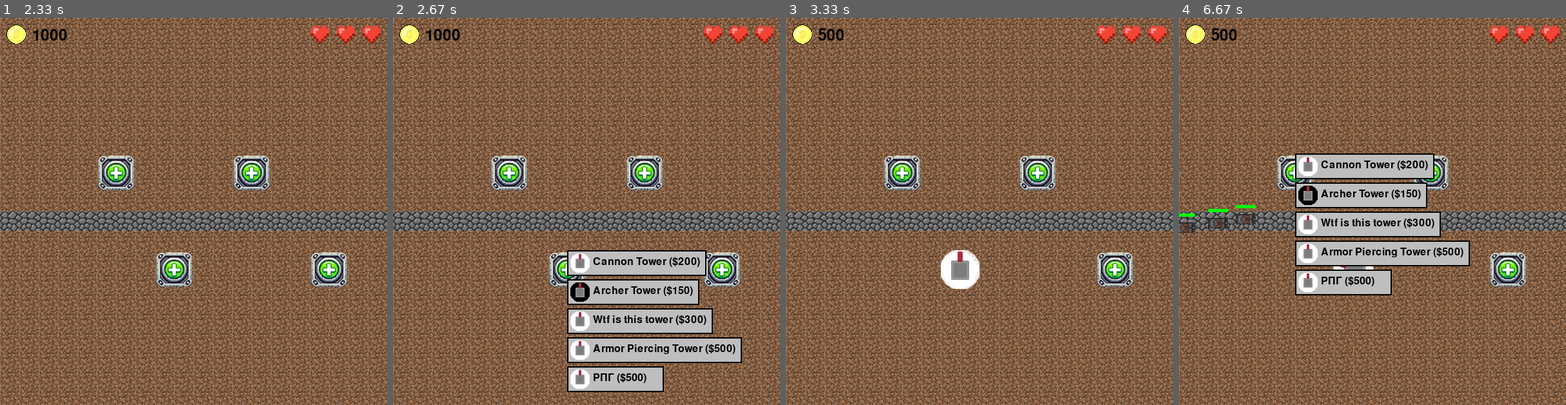
Above: before the commit, frames 1-4 (left to right).
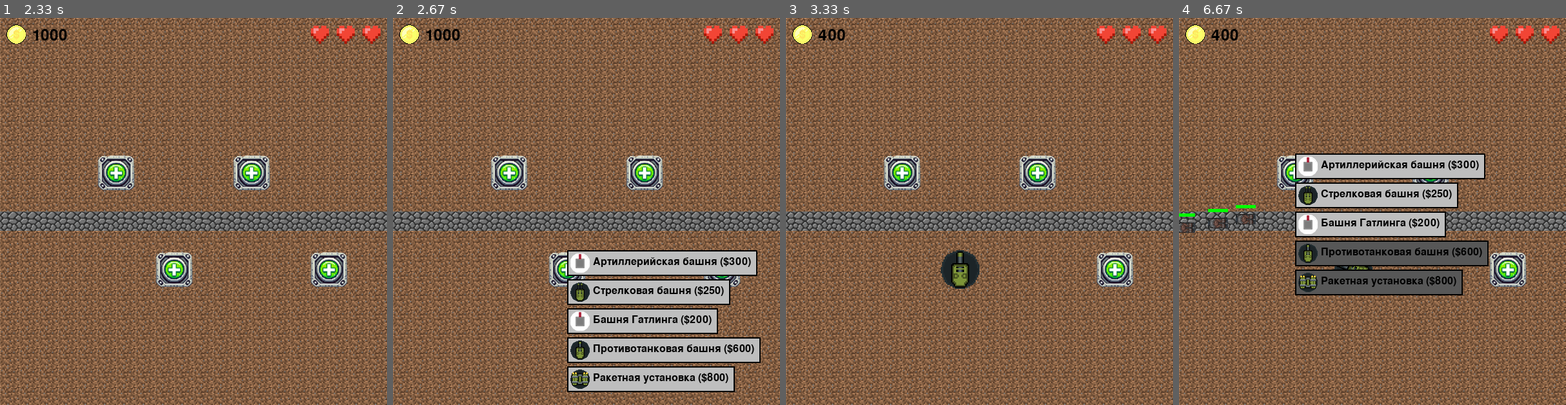
Above: after the commit, the same moments.

Repository: cerXXXX/pygame-project
Game: pygame game, started from main.py
The game is run twice, just before and just after one commit, with the same random seed, the same clock (stepped at 60 frames per second) and the same inputs.
Inputs (mouse positions are in pixels of both pictures, inside the frame that each line leads up to):
- Up to frame 1 (2.33 s): click "Продолжить игру" at 0.38 s; click (193, 234) at 0.72 s
- Up to frame 2 (2.67 s): click (586, 257) at 2.55 s
- Up to frame 3 (3.33 s): click (1126, 358) at 2.88 s
- Up to frame 4 (6.67 s): click (1507, 288) at 4.72 s; click (1260, 137) at 5.05 s; click (1287, 180) at 6.38 s

Frame 1 is identical in both runs. In frame 2, 5.3% of the frame differs, in the area x 45-95%, y 60-97%; in frame 3, 1.0%; in frame 4, 8.5%, in the area x 8-80%, y 2-72%.

Commit message:
Сделаны 7 - 10 уровни, сделаны новые текстуры, обновлен код пули + мелкие фиксы

Diff:
--- a/bullet.py
+++ b/bullet.py
@@ -3,18 +3,24 @@
 
 
 class Bullet(pygame.sprite.Sprite):
-    def __init__(self, start_pos, target, damage=10, speed=5, armor_piercing=0):
+    def __init__(self, start_pos, target, damage=10, speed=5, armor_piercing=0, quantity=1):
         super().__init__()
-        self.image = pygame.Surface((5, 5))  # Маленький красный прямоугольник
-        self.image.fill((255, 0, 0))
-        self.rect = self.image.get_rect()
-        self.rect.center = start_pos
         self.target = target
         self.damage = damage
         self.speed = speed
         self.start_pos = start_pos
         self.armor_piercing = armor_piercing
 
+        if quantity == 1:
+            self.original_image = pygame.Surface((6, 4), pygame.SRCALPHA)  # Прозрачный фон
+            pygame.draw.rect(self.original_image, (255, 0, 0), (0, 0, 6, 4))  # Одна пуля
+        elif quantity == 2:
+            self.original_image = pygame.Surface((6, 12), pygame.SRCALPHA)  # Прозрачный фон
+            pygame.draw.rect(self.original_image, (255, 0, 0), (1, 0, 4, 4))  # Верхняя пуля
+            pygame.draw.rect(self.original_image, (255, 0, 0), (1, 8, 4, 4))  # Нижняя пуля
+
+        self.image = self.original_image
+        self.rect = self.image.get_rect(center=start_pos)
         self.mask = pygame.mask.from_surface(self.image)
 
     def update(self):
@@ -26,6 +32,11 @@
         dx = self.target.rect.centerx - self.rect.centerx
         dy = self.target.rect.centery - self.rect.centery
         distance = math.sqrt(dx ** 2 + dy ** 2)
+
+        # Поворачиваем пулю к цели
+        angle = math.degrees(math.atan2(-dy, dx))  # Угол поворота (в Pygame ось Y перевернута)
+        self.image = pygame.transform.rotate(self.original_image, angle)
+        self.rect = self.image.get_rect(center=self.rect.center)
 
         # Движение пули к цели
         if distance > self.speed and not pygame.sprite.collide_mask(self, self.target):
--- a/data.py
+++ b/data.py
@@ -3,161 +3,195 @@
 
 towers_data = [
     {
-        'name': 'Cannon Tower',  # Видимое название
-        'icon': 'assets/tower1.png',  # Картинка
-        'rate_of_fire': 2,  # Выстрелов в секунду
-        'damage': 10,  # Урон
-        'visibility_zone': 200,  # Область видимости
-        'cost': 200,  # Стоимость
-        'armor_piercing': 30,  # Бронепробитие (от 0 до 100)
-        'kill_zone': 0  # Радиус поражения (если не 0, то создается BigBullet вместо Bullet)
+        'name': 'Артиллерийская башня',
+        'icon': 'assets/tower1.png',
+        'rate_of_fire': 2.0,  # Чуть медленнее стреляет
+        'damage': 11,  # Снижен урон
+        'visibility_zone': 220,
+        'cost': 300,
+        'armor_piercing': 50,
+        'kill_zone': 0
     },
     {
-        'name': 'Archer Tower',
-        'icon': 'assets/tower2.png',
+        'name': 'Стрелковая башня',
+        'icon': 'assets/tower4.png',
         'rate_of_fire': 5,
-        'damage': 4,
-        'visibility_zone': 300,
-        'cost': 150,
+        'damage': 2,
+        'visibility_zone': 320,
+        'cost': 250,
+        'armor_piercing': 5,
+        'kill_zone': 0
+    },
+    {
+        'name': 'Башня Гатлинга',
+        'icon': 'assets/tower1.png',
+        'rate_of_fire': 35,  # Чуть снизили скорострельность
+        'damage': 0.85,  # Еще меньше урона
+        'visibility_zone': 450,
+        'cost': 200,
         'armor_piercing': 0,
         'kill_zone': 0
     },
     {
-        'name': 'Wtf is this tower',
-        'icon': 'assets/tower1.png',
-        'rate_of_fire': 25,
-        'damage': 0.2,
-        'visibility_zone': 500,
-        'cost': 300,
-        'armor_piercing': 0,
-        'kill_zone': 0
-    },
-    {
-        'name': 'Armor Piercing Tower',
-        'icon': 'assets/tower1.png',
-        'rate_of_fire': 1,
-        'damage': 50,
+        'name': 'Противотанковая башня',
+        'icon': 'assets/tower3.png',
+        'rate_of_fire': 0.7,  # Стала еще медленнее
+        'damage': 20,  # Чуть меньше урон
         'visibility_zone': 200,
-        'cost': 500,
+        'cost': 600,
         'armor_piercing': 100,
         'kill_zone': 0
     },
     {
-        'name': 'РПГ',
-        'icon': 'assets/tower1.png',
-        'rate_of_fire': 1,
-        'damage': 50,
+        'name': 'Ракетная установка',
+        'icon': 'assets/tower7.png',
+        'rate_of_fire': 0.5,  # Еще медленнее
+        'damage': 80,  # Чуть меньше урон
         'visibility_zone': 200,
-        'cost': 500,
+        'cost': 800,
         'armor_piercing': 100,
-        'kill_zone': 20
+        'kill_zone': 20  # Уменьшен радиус взрыва
     }
 ]
 
+
 ways_data = {1: [(-1, 10), (0, 10), (1, 10), (2, 10), (3, 10), (4, 10), (5, 10), (6, 10), (7, 10), (8, 10), (9, 10),
-                 (10, 10), (11, 10), (12, 10), (13, 10), (14, 10), (15, 10), (16, 10), (17, 10), (18, 10), (19, 10)],
+                 (10, 10), (11, 10), (12, 10), (13, 10), (14, 10), (15, 10), (16, 10), (17, 10), (18, 10), (19, 10),
+                 (20, 10)],
              2: [(-1, 10), (0, 10), (1, 10), (2, 10), (3, 10), (4, 10), (5, 10), (6, 10), (7, 10), (8, 10), (9, 10),
-                 (10, 10), (11, 10), (12, 10), (13, 10), (14, 10), (15, 10), (16, 10), (17, 10), (18, 10), (19, 10)],
-             3: [(0, 5), (1, 5), (2, 5), (3, 5), (4, 5), (5, 5), (6, 5), (7, 5), (8, 5), (9, 5), (10, 5), (11, 5),
+                 (10, 10), (11, 10), (12, 10), (13, 10), (14, 10), (15, 10), (16, 10), (17, 10), (18, 10), (19, 10),
+                 (20, 10)],
+             3: [(-1, 5), (0, 5), (1, 5), (2, 5), (3, 5), (4, 5), (5, 5), (6, 5), (7, 5), (8, 5), (9, 5), (10, 5),
+                 (11, 5),
                  (12, 5), (13, 5), (14, 5), (14, 6), (14, 7), (14, 8), (14, 9), (14, 10), (14, 11), (14, 12), (14, 13),
-                 (14, 14), (14, 15), (14, 16), (14, 17), (14, 18), (14, 19)],
-             4: [(0, 5), (1, 5), (2, 5), (3, 5), (4, 5), (5, 5), (6, 5), (7, 5), (8, 5), (9, 5), (10, 5), (11, 5),
+                 (14, 14), (14, 15), (14, 16), (14, 17), (14, 18), (14, 19), (14, 20)],
+             4: [(-1, 5), (0, 5), (1, 5), (2, 5), (3, 5), (4, 5), (5, 5), (6, 5), (7, 5), (8, 5), (9, 5), (10, 5),
+                 (11, 5),
                  (12, 5), (13, 5), (14, 5), (14, 6), (14, 7), (14, 8), (14, 9), (14, 10), (14, 11), (14, 12), (14, 13),
-                 (14, 14), (14, 15), (14, 16), (14, 17), (14, 18), (14, 19)],
+                 (14, 14), (14, 15), (14, 16), (14, 17), (14, 18), (14, 19), (14, 20)],
+
              5: [(-1, 11), (0, 11), (1, 11), (2, 11), (3, 11), (4, 11), (5, 11), (6, 11), (6, 10), (6, 9), (6, 8),
                  (6, 7), (7, 7), (8, 7), (9, 7), (10, 7),
                  (11, 7), (12, 7), (13, 7), (13, 8), (13, 9),
                  (13, 10), (13, 11), (14, 11), (15, 11), (16, 11),
-                 (17, 11), (18, 11), (19, 11)],
+                 (17, 11), (18, 11), (19, 11), (20, 11)],
              6: [(-1, 11), (0, 11), (1, 11), (2, 11), (3, 11), (4, 11), (5, 11), (6, 11), (6, 10), (6, 9), (6, 8),
                  (6, 7), (7, 7), (8, 7), (9, 7), (10, 7),
                  (11, 7), (12, 7), (13, 7), (13, 8), (13, 9),
                  (13, 10), (13, 11), (14, 11), (15, 11), (16, 11),
-                 (17, 11), (18, 11), (19, 11)],
+                 (17, 11), (18, 11), (19, 11), (20, 11)],
 
-             7: [(0, 5), (1, 5), (2, 5), (3, 5), (4, 5), (5, 5), (6, 5), (7, 5), (8, 5), (9, 5),
-                 (9, 6), (9, 7), (10, 7), (11, 7), (12, 7), (12, 8), (12, 9), (12, 10), (12, 11), (12, 12),
-                 (12, 13), (11, 13), (10, 13), (9, 13), (8, 13), (7, 13), (6, 13), (5, 13), (5, 14), (5, 15), (5, 16),
-                 (5, 17), (6, 17), (7, 17), (8, 17), (9, 17), (10, 17), (11, 17), (12, 17), (13, 17),
-                 (14, 17), (15, 17), (16, 17), (17, 17), (18, 17), (19, 17)],
-             8: [(0, 5), (1, 5), (2, 5), (3, 5), (4, 5), (5, 5), (6, 5), (7, 5), (8, 5), (9, 5),
-                 (9, 6), (9, 7), (10, 7), (11, 7), (12, 7), (12, 8), (12, 9), (12, 10), (12, 11), (12, 12),
-                 (12, 13), (11, 13), (10, 13), (9, 13), (8, 13), (7, 13), (6, 13), (5, 13), (5, 14), (5, 15), (5, 16),
-                 (5, 17), (6, 17), (7, 17), (8, 17), (9, 17), (10, 17), (11, 17), (12, 17), (13, 17),
-                 (14, 17), (15, 17), (16, 17), (17, 17), (18, 17), (19, 17)],
-             9: [(0, 5), (1, 5), (2, 5), (3, 5), (4, 5), (5, 5), (6, 5), (7, 5), (8, 5), (9, 5),
-                 (9, 6), (9, 7), (10, 7), (11, 7), (12, 7), (12, 8), (12, 9), (12, 10), (12, 11), (12, 12),
-                 (12, 13), (11, 13), (10, 13), (9, 13), (8, 13), (7, 13), (6, 13), (5, 13), (5, 14), (5, 15), (5, 16),
-                 (5, 17), (6, 17), (7, 17), (8, 17), (9, 17), (10, 17), (11, 17), (12, 17), (13, 17),
-                 (14, 17), (15, 17), (16, 17), (17, 17), (18, 17), (19, 17)],
-             10: [(0, 5), (1, 5), (2, 5), (3, 5), (4, 5), (5, 5), (6, 5), (7, 5), (8, 5), (9, 5),
-                  (9, 6), (9, 7), (10, 7), (11, 7), (12, 7), (12, 8), (12, 9), (12, 10), (12, 11), (12, 12),
-                  (12, 13), (11, 13), (10, 13), (9, 13), (8, 13), (7, 13), (6, 13), (5, 13), (5, 14), (5, 15), (5, 16),
-                  (5, 17), (6, 17), (7, 17), (8, 17), (9, 17), (10, 17), (11, 17), (12, 17), (13, 17),
-                  (14, 17), (15, 17), (16, 17), (17, 17), (18, 17), (19, 17)]}
+             7: [(-1, 4), (0, 4), (1, 4), (2, 4), (3, 4), (4, 4), (5, 4), (6, 4), (7, 4), (7, 5), (7, 6), (7, 7),
+                 (7, 8), (7, 9),
+                 (8, 9), (9, 9), (10, 9), (11, 9), (12, 9), (13, 9), (13, 10), (13, 11), (13, 12), (13, 13), (13, 14),
+                 (13, 15), (14, 15), (15, 15), (16, 15), (17, 15), (18, 15), (19, 15), (20, 15)],
+             8: [(-1, 4), (0, 4), (1, 4), (2, 4), (3, 4), (4, 4), (5, 4), (6, 4), (7, 4), (7, 5), (7, 6), (7, 7),
+                 (7, 8), (7, 9),
+                 (8, 9), (9, 9), (10, 9), (11, 9), (12, 9), (13, 9), (13, 10), (13, 11), (13, 12), (13, 13), (13, 14),
+                 (13, 15), (14, 15), (15, 15), (16, 15), (17, 15), (18, 15), (19, 15), (20, 15)],
+
+             9: [(-1, 10), (0, 10), (1, 10), (2, 10), (3, 10), (4, 10), (4, 11), (4, 12), (4, 13), (4, 14), (5, 14),
+                 (6, 14),
+                 (7, 14), (8, 14), (8, 13), (8, 12), (8, 11), (8, 10), (8, 9), (8, 8), (9, 8), (10, 8), (11, 8),
+                 (12, 8), (13, 8),
+                 (13, 9), (13, 10), (13, 11), (13, 12), (14, 12), (15, 12), (16, 12), (17, 12), (18, 12), (18, 11),
+                 (18, 10),
+                 (18, 9), (18, 8), (18, 7), (19, 7), (20, 7)],
+             10: [(-1, 10), (0, 10), (1, 10), (2, 10), (3, 10), (4, 10), (4, 11), (4, 12), (4, 13), (4, 14), (5, 14),
+                  (6, 14),
+                  (7, 14), (8, 14), (8, 13), (8, 12), (8, 11), (8, 10), (8, 9), (8, 8), (9, 8), (10, 8), (11, 8),
+                  (12, 8), (13, 8),
+                  (13, 9), (13, 10), (13, 11), (13, 12), (14, 12), (15, 12), (16, 12), (17, 12), (18, 12), (18, 11),
+                  (18, 10),
+                  (18, 9), (18, 8), (18, 7), (19, 7), (20, 7)]}
 
 waves_data = {
     1: [[Car, Car, Car]],  # 1 волна
     2: [[Car, Car], [Car, Car, Car], [Tank, Car]],  # 3 волны
     3: [[Car, Car, FastCar], [Car, FastCar, Tank], [Tank, Tank, Car, FastCar]],  # 3 волны
     4: [[FastCar, FastCar, FastCar], [Car, Car, Tank, Tank], [Tank, HeavyTank], [FastCar, Tank, HeavyTank]],  # 4 волны
-    5: [[Car, Car, FastCar], [FastCar, FastCar, Tank], [Tank, HeavyTank, HeavyTank],
-        [Tank, HeavyTank, HeavyTank, FastCar]],  # 4 волны
-    6: [[FastCar, FastCar, FastCar, FastCar], [Car, Tank, HeavyTank], [HeavyTank, HeavyTank, HeavyTank, FastCar],
-        [FastCar, Tank, Tank], [FastCar, FastCar, Tank]],  # 5 волн
-    7: [[Tank, Tank, Tank, HeavyTank], [FastCar, HeavyTank, HeavyTank], [Tank, HeavyTank, HeavyTank, FastCar],
-        [FastCar, FastCar, HeavyTank, HeavyTank], [Tank, Tank, Tank, FastCar]],  # 5 волн
-    8: [[FastCar, FastCar, Tank, Tank], [Tank, HeavyTank, HeavyTank, FastCar],
-        [HeavyTank, HeavyTank, HeavyTank, HeavyTank], [FastCar, FastCar, Tank, Tank],
-        [Tank, HeavyTank, HeavyTank, HeavyTank]],  # 5 волн
-    9: [[Car, Car, Tank, Tank, Tank], [FastCar, FastCar, Tank, HeavyTank], [HeavyTank, HeavyTank, HeavyTank, FastCar],
-        [Tank, HeavyTank, Tank, HeavyTank], [FastCar, FastCar, FastCar, Tank], [HeavyTank, HeavyTank, Tank, Tank]],
-    # 6 волн
-    10: [[Tank, Tank, Tank, HeavyTank, HeavyTank], [FastCar, FastCar, Tank, HeavyTank],
-         [HeavyTank, HeavyTank, HeavyTank, HeavyTank, Tank], [FastCar, FastCar, Tank, HeavyTank],
-         [Tank, HeavyTank, HeavyTank, HeavyTank, FastCar], [HeavyTank, HeavyTank, HeavyTank, HeavyTank, Tank]]  # 6 волн
+    5: [[Car, Car, Car, Car, Car, Car, Car, Car],  # Увеличено в 2 раза
+        [Car, Car, Car, Car, Tank, Tank, Tank],  # В 2 раза больше
+        [Tank, HeavyTank, HeavyTank, HeavyTank, HeavyTank, Tank, Tank],  # В 2-2.5 раза больше
+        [Tank, Tank, HeavyTank, HeavyTank, HeavyTank, HeavyTank, HeavyTank, Car, Car]],  # В 2.5 раза больше
+
+    6: [[Car, Car, Car, Car, Car, Tank, Tank, Tank],  # В 2 раза больше
+        [Car, Car, Car, Tank, Tank, Tank, HeavyTank, HeavyTank],  # В 2-3 раза больше
+        [HeavyTank, HeavyTank, HeavyTank, HeavyTank, HeavyTank, HeavyTank, Car, Car],  # В 2.5 раза больше
+        [Car, Car, Tank, Tank, Tank, Tank, Tank, Tank],  # В 3 раза больше
+        [Car, Car, Car, Car, Car, Car, Tank, Tank, HeavyTank, HeavyTank]],
+    # В 2-2.5 раза больше
+
+    7: [[Tank, Tank, Tank, Tank, Tank, HeavyTank, HeavyTank, HeavyTank],  # В 2-2.5 раза больше
+        [FastCar, FastCar, FastCar, HeavyTank, HeavyTank, HeavyTank, HeavyTank],  # В 2.5 раза больше
+        [Tank, Tank, Tank, HeavyTank, HeavyTank, HeavyTank, HeavyTank, FastCar, FastCar],  # В 2.5 раза больше
+        [FastCar, FastCar, FastCar, FastCar, HeavyTank, HeavyTank, HeavyTank, HeavyTank],  # В 3 раза больше
+        [Tank, Tank, Tank, Tank, Tank, Tank, FastCar, FastCar]],  # В 2.5 раза больше
+
+    8: [[FastCar, FastCar, FastCar, FastCar, Tank, Tank, Tank, Tank],  # В 2 раза больше
+        [Tank, HeavyTank, HeavyTank, HeavyTank, HeavyTank, FastCar, FastCar],  # В 2.5 раза больше
+        [HeavyTank, HeavyTank, HeavyTank, HeavyTank, HeavyTank, HeavyTank, HeavyTank, HeavyTank],  # В 2 раза больше
+        [FastCar, FastCar, FastCar, FastCar, FastCar, Tank, Tank, Tank, Tank],  # В 3 раза больше
+        [Tank, HeavyTank, HeavyTank, HeavyTank, HeavyTank, HeavyTank, HeavyTank, HeavyTank]],  # В 2-2.5 раза больше
+
+    9: [[Car, Car, Car, Car, Tank, Tank, Tank, Tank, Tank, Tank],  # В 2.5 раза больше
+        [FastCar, FastCar, FastCar, FastCar, FastCar, Tank, HeavyTank, HeavyTank],  # В 3 раза больше
+        [HeavyTank, HeavyTank, HeavyTank, HeavyTank, HeavyTank, HeavyTank, FastCar, FastCar],  # В 2.5 раза больше
+        [Tank, Tank, HeavyTank, HeavyTank, HeavyTank, HeavyTank],  # В 2 раза больше
+        [FastCar, FastCar, FastCar, FastCar, FastCar, FastCar, Tank, Tank],  # В 3 раза больше
+        [HeavyTank, HeavyTank, HeavyTank, HeavyTank, Tank, Tank, Tank, Tank]],  # В 2-2.5 раза больше
+
+    10: [[Tank, Tank, Tank, Tank, Tank, HeavyTank, HeavyTank, HeavyTank, HeavyTank, HeavyTank],  # В 2.5 раза больше
+         [FastCar, FastCar, FastCar, FastCar, Tank, HeavyTank, HeavyTank, HeavyTank],  # В 3 раза больше
+         [HeavyTank, HeavyTank, HeavyTank, HeavyTank, HeavyTank, HeavyTank, HeavyTank, HeavyTank, Tank, Tank],
+         # В 2.5 раза больше
+         [FastCar, FastCar, FastCar, FastCar, FastCar, Tank, HeavyTank, HeavyTank, HeavyTank],  # В 3 раза больше
+         [Tank, HeavyTank, HeavyTank, HeavyTank, HeavyTank, HeavyTank, HeavyTank, HeavyTank, FastCar, FastCar],
+         # В 2.5 раза больше
+         [HeavyTank, HeavyTank, HeavyTank, HeavyTank, HeavyTank, HeavyTank, Tank, Tank, Tank, Tank]],
+    # В 2-3 раза больше
 }
 
 background_data = {1: None,
-                   2: None,
-                   3: None,
-                   4: None,
-                   5: None,
-                   6: None,
-                   7: None,
-                   8: None,
-                   9: None,
-                   10: None}
+2: None,
+3: None,
+4: None,
+5: None,
+6: None,
+7: None,
+8: None,
+9: None,
+10: None}
 
 building_places_data = {1: [(5, 7), (12, 7), (8, 12), (16, 12)],
-                        2: [(5, 7), (12, 7), (8, 12), (16, 12)],
-                        3: [(7, 2), (2, 7), (10, 8), (10, 14)],
-                        4: [(7, 2), (2, 7), (10, 8), (10, 14)],
-                        5: [(9, 4), (2, 7), (16, 7), (9, 9)],
-                        6: [(9, 4), (2, 7), (16, 7), (9, 9)],
-                        7: [(3, 2), (2, 7), (6, 7), (8, 2), (12, 4), (14, 9), (17, 4), (8, 10), (2, 14), (9, 14)],
-                        8: [(3, 2), (2, 7), (6, 7), (8, 2), (12, 4), (14, 9), (17, 4), (8, 10), (2, 14), (9, 14)],
-                        9: [(3, 2), (2, 7), (6, 7), (8, 2), (12, 4), (14, 9), (17, 4), (8, 10), (2, 14), (9, 14)],
-                        10: [(3, 2), (2, 7), (6, 7), (8, 2), (12, 4), (14, 9), (17, 4), (8, 10), (2, 14), (9, 14)]}
+2: [(5, 7), (12, 7), (8, 12), (16, 12)],
+3: [(7, 2), (2, 7), (10, 8), (10, 14)],
+4: [(7, 2), (2, 7), (10, 8), (10, 14)],
+5: [(9, 4), (2, 7), (16, 7), (9, 9)],
+6: [(9, 4), (2, 7), (16, 7), (9, 9)],
+7: [(10, 5), (2, 7), (16, 11), (9, 12)],
+8: [(10, 5), (2, 7), (16, 11), (9, 12)],
+9: [(1, 7), (15, 9), (10, 10), (1, 12), (6, 16)],
+10: [(4, 6), (15, 9), (10, 10), (1, 12), (6, 16)]}
 
 super_events_data = {
-    1: [],  # Суперсобытий нет на первом уровне
-    2: [],  # На втором уровне тоже нет событий
-    3: [SuperEvent(0.01, text='ArtilleryStrike', board=None)],  # Частота удвоена (было 0.005)
-    4: [SuperEvent(0.04, text='ArtilleryStrike', board=None)],  # Было 0.02
-    5: [SuperEvent(0.06, text='ArtilleryStrike', board=None)],  # Было 0.03
-    6: [SuperEvent(0.1, text='ArtilleryStrike', board=None),  # Было 0.05
-        SuperEvent(0.04, text='Reinforcements', board=None)],
-    7: [SuperEvent(0.2, text='ArtilleryStrike', board=None),  # Было 0.1
-        SuperEvent(0.1, text='Freeze', board=None)],  # Было 0.05
-    8: [SuperEvent(0.3, text='ArtilleryStrike', board=None),  # Было 0.15
-        SuperEvent(0.16, text='Freeze', board=None),  # Было 0.08
-        SuperEvent(0.04, text='Reinforcements', board=None)],
-    9: [SuperEvent(0.4, text='ArtilleryStrike', board=None),  # Было 0.2
-        SuperEvent(0.2, text='Freeze', board=None),  # Было 0.1
-        SuperEvent(0.06, text='Reinforcements', board=None)],
-    10: [SuperEvent(0.5, text='ArtilleryStrike', board=None),  # Было 0.25
-         SuperEvent(0.3, text='Freeze', board=None),  # Было 0.15
-         SuperEvent(0.1, text='Reinforcements', board=None),
-         SuperEvent(0.05, text='ChaosMode', board=None)]
+1: [],  # Суперсобытий нет на первом уровне
+2: [],  # На втором уровне тоже нет событий
+3: [SuperEvent(0.01, text='ArtilleryStrike', board=None)],  # Частота удвоена (было 0.005)
+4: [SuperEvent(0.04, text='ArtilleryStrike', board=None)],  # Было 0.02
+5: [SuperEvent(0.06, text='ArtilleryStrike', board=None)],  # Было 0.03
+6: [SuperEvent(0.1, text='ArtilleryStrike', board=None),  # Было 0.05
+    SuperEvent(0.04, text='Reinforcements', board=None)],
+7: [SuperEvent(0.2, text='ArtilleryStrike', board=None),  # Было 0.1
+    SuperEvent(0.1, text='Freeze', board=None)],  # Было 0.05
+8: [SuperEvent(0.3, text='ArtilleryStrike', board=None),  # Было 0.15
+    SuperEvent(0.16, text='Freeze', board=None),  # Было 0.08
+    SuperEvent(0.04, text='Reinforcements', board=None)],
+9: [SuperEvent(0.4, text='ArtilleryStrike', board=None),  # Было 0.2
+    SuperEvent(0.2, text='Freeze', board=None),  # Было 0.1
+    SuperEvent(0.06, text='Reinforcements', board=None)],
+10: [SuperEvent(0.5, text='ArtilleryStrike', board=None),  # Было 0.25
+     SuperEvent(0.3, text='Freeze', board=None),  # Было 0.15
+     SuperEvent(0.1, text='Reinforcements', board=None),
+     SuperEvent(0.05, text='ChaosMode', board=None)]
 }
--- a/enemy.py
+++ b/enemy.py
@@ -143,7 +143,7 @@
 
 
 class Tank(Enemy):
-    def __init__(self, pos, way, image='assets/tank1.png', speed=15, turn_speed=2, board=None, armor=100, reward=250):
+    def __init__(self, pos, way, image='assets/tank1.png', speed=15, turn_speed=2, board=None, armor=100, reward=150):
         super().__init__(pos, image, way, speed=speed, turn_speed=turn_speed, board=board, armor=armor, reward=reward)
         self.name = 'Tank'
 
@@ -156,14 +156,14 @@
 
 
 class FastCar(Enemy):
-    def __init__(self, pos, way, image='assets/car2.png', speed=45, turn_speed=4, board=None, armor=20, reward=120):
+    def __init__(self, pos, way, image='assets/car2.png', speed=45, turn_speed=4, board=None, armor=20, reward=60):
         super().__init__(pos, image, way, speed=speed, turn_speed=turn_speed, board=board, max_health=50, armor=armor,
                          reward=reward)
         self.name = 'FastCar'
 
 
 class HeavyTank(Enemy):
-    def __init__(self, pos, way, image='assets/tank2.png', speed=10, turn_speed=1, board=None, armor=150, reward=300):
+    def __init__(self, pos, way, image='assets/tank2.png', speed=10, turn_speed=1, board=None, armor=150, reward=285):
         super().__init__(pos, image, way, speed=speed, turn_speed=turn_speed, board=board, max_health=130, armor=armor,
                          reward=reward)
         self.name = 'HeavyTank'
--- a/test.py
+++ b/test.py
@@ -45,17 +45,22 @@
             for x in range(self.width):
                 if self.board[y][x] == 1:
                     a.append((x, y))
-        _, path = bfs(self.board, a[0], a[-1])
-        print(path)
+        print(a)
 
     def get_click(self, mouse_pos):
         cell = self.get_cell(mouse_pos)
         self.on_click(cell)
 
 
-data = [(0, 11), (1, 11), (2, 11), (3, 11), (4, 11), (5, 11), (6, 11), (6, 7), (7, 7), (8, 7), (9, 7), (10, 7), (11, 7), (12, 7), (13, 7), (6, 8), (13, 8), (6, 9), (13, 9), (6, 10),
-        (13, 10), (13, 11), (14, 11), (15, 11), (16, 11),
-        (17, 11), (18, 11), (19, 11)]
+'''[(0, 5), (1, 5), (2, 5), (3, 5), (4, 5), (5, 5), (6, 5), (7, 5), (8, 5), (9, 5), (10, 5), (11, 5), (12, 5), (13, 5), (14, 5), (14, 6), (14, 7), (14, 8), (14, 9), (14, 10), (14, 11), (14, 12), (14, 13), (0, 14), (1, 14), (2, 14), (3, 14), (4, 14), (5, 14), (6, 14), (7, 14), (8, 14), (9, 14), (10, 14), (11, 14), (12, 14), (13, 14), (14, 14)]
+'''
+
+data = [
+    (0, 10), (1, 10), (2, 10), (3, 10), (4, 10), (4, 11), (4, 12), (4, 13), (4, 14), (5, 14), (6, 14),
+    (7, 14), (8, 14), (8, 13), (8, 12), (8, 11), (8, 10), (8, 9), (8, 8), (9, 8), (10, 8), (11, 8), (12, 8), (13, 8),
+    (13, 9), (13, 10), (13, 11), (13, 12), (14, 12), (15, 12), (16, 12), (17, 12), (18, 12), (18, 11), (18, 10),
+    (18, 9), (18, 8), (18, 7), (19, 7)
+]
 
 
 def bfs(field, start, end):
--- a/tower.py
+++ b/tower.py
@@ -73,10 +73,12 @@
         screen.blit(self.image, self.rect)
 
     def shoot(self):
+        quantity = 1 if self.rate_of_fire <= 2 else 2
         if self.kill_zone:
             bullet = BigBullet(self.rect.center, self.target, self.damage, armor_piercing=self.armor_piercing,
                                board=self.board, kill_radius=self.kill_zone)
         else:
-            bullet = Bullet(self.rect.center, self.target, self.damage, armor_piercing=self.armor_piercing)
+            bullet = Bullet(self.rect.center, self.target, self.damage, armor_piercing=self.armor_piercing,
+                            quantity=quantity)
         # (self.armor_piercing)
         self.bullets.add(bullet)
Binary file added: assets/tower3.png
Binary file added: assets/tower4.png
Binary file added: assets/tower5.png
Binary file added: assets/tower6.png
Binary file added: assets/tower7.png
Binary file added: assets/tower8.png
Not shown, added: assets/tower3.kra
Not shown, added: assets/tower4.kra
Not shown, added: assets/tower5.kra
Not shown, added: assets/tower6.kra
Not shown, added: assets/tower7.kra
Not shown, added: assets/tower8.kra
